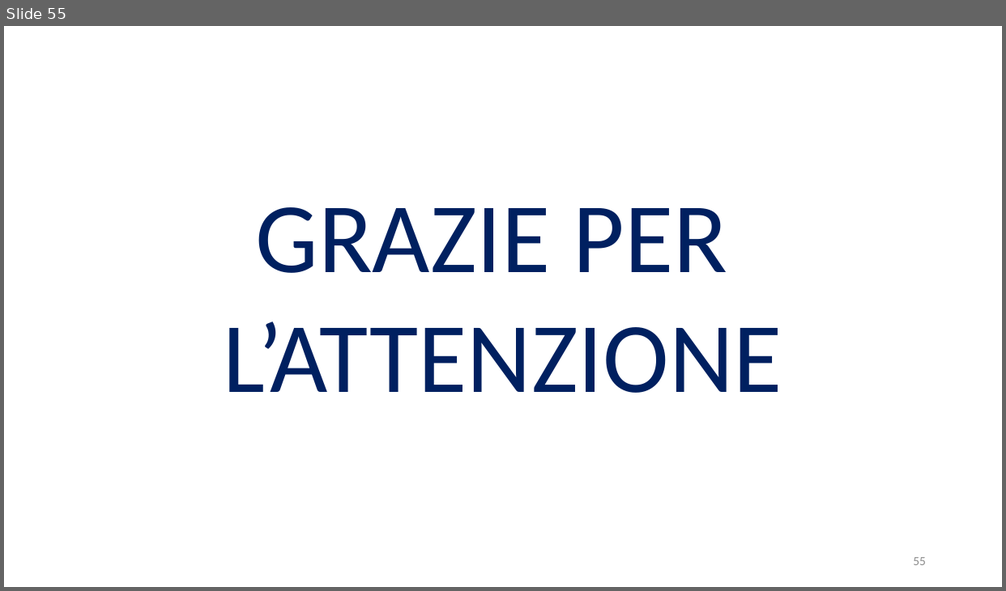
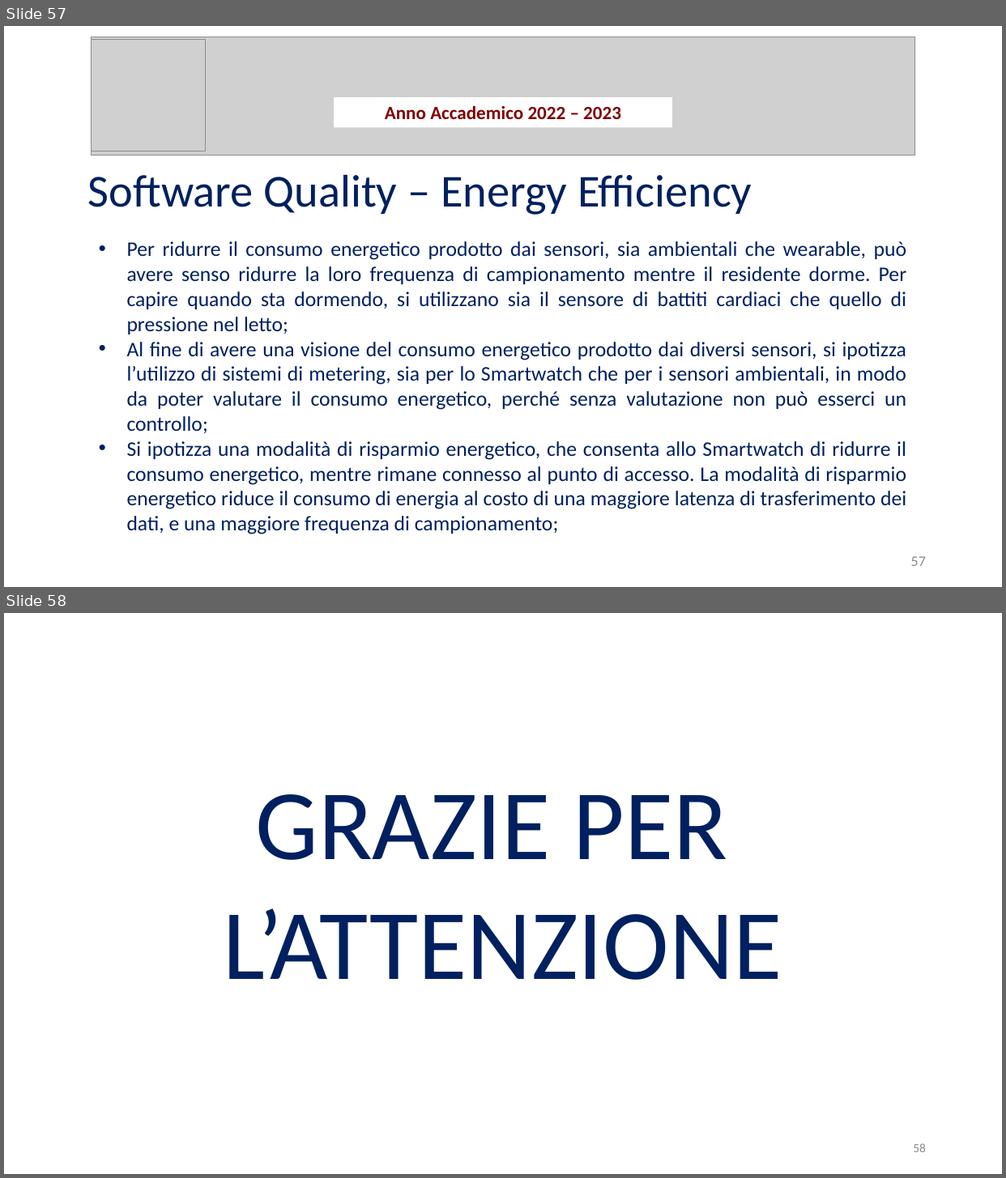
Before and after one commit to Wonderjack996/unimib-software-architecture, a slide deck: Progetto/Presentazione.pptx. Shown one above the other, each under a label of ours: slide 55 before the commit, slides 57 and 58 after it. The pictures are 1006x591 and 1006x1178 pixels, drawn with LibreOffice and Linux fonts; fonts in the diff are those of the drawing; grey boxes stand for pictures. Boxes give left, top, right and bottom in pixels: in the first picture for what was removed or moved away, otherwise in the second. Text is boxed around its words. In the diff, an @@ line names an element or a change of style, - is before the commit and + after.

```diff
--- a/Progetto/Presentazione.pptx
+++ b/Progetto/Presentazione.pptx
@@ slide 57 added at [4,26,1002,587], background #FFFFFF @@
@@ picture added at [91,37,915,156] @@
@@ picture added at [91,40,206,152] @@
@@ rectangle added at [334,97,672,127], fill #FFFFFF, 18 pt, text #800000, bold @@
+Anno Accademico 2022 – 2023
@@ text added at [88,174,752,215], 44 pt, text #002060 @@
+Software Quality – Energy Efficiency
@@ text added at [127,241,907,535], 20 pt, text #002060 @@
+• Per ridurre il consumo energetico prodotto dai sensori, sia ambientali che wearable, può avere senso ridurre la loro frequenza di campionamento mentre il residente dorme. Per capire quando sta dormendo, si utilizzano sia il sensore di battiti cardiaci che quello di pressione nel letto;
+• Al fine di avere una visione del consumo energetico prodotto dai diversi sensori, si ipotizza l’utilizzo di sistemi di metering, sia per lo Smartwatch che per i sensori ambientali, in modo da poter valutare il consumo energetico, perché senza valutazione non può esserci un controllo;
+• Si ipotizza una modalità di risparmio energetico, che consenta allo Smartwatch di ridurre il consumo energetico, mentre rimane connesso al punto di accesso. La modalità di risparmio energetico riduce il consumo di energia al costo di una maggiore latenza di trasferimento dei dati, e una maggiore frequenza di campionamento;
@@ page number added at [911,557,926,566], 14 pt, text #8C8C8C @@
+57
@@ what was slide 55 is now slide 58 @@
@@ page number at [913,1144,926,1152]: text changed @@
-55
+58
```
Also in this commit, not shown: 8 slides changed, 2 other slides added, 5 other files.
